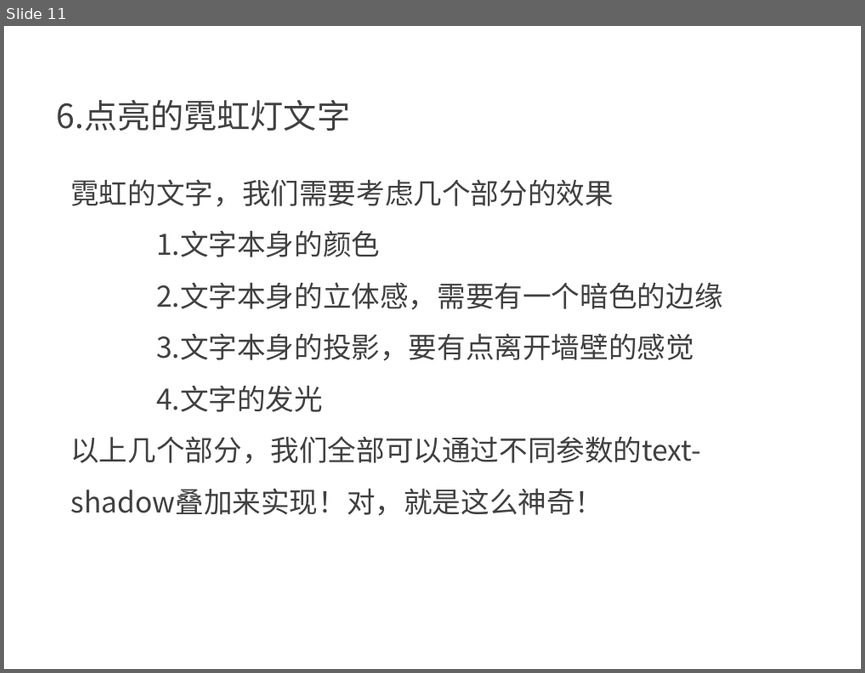
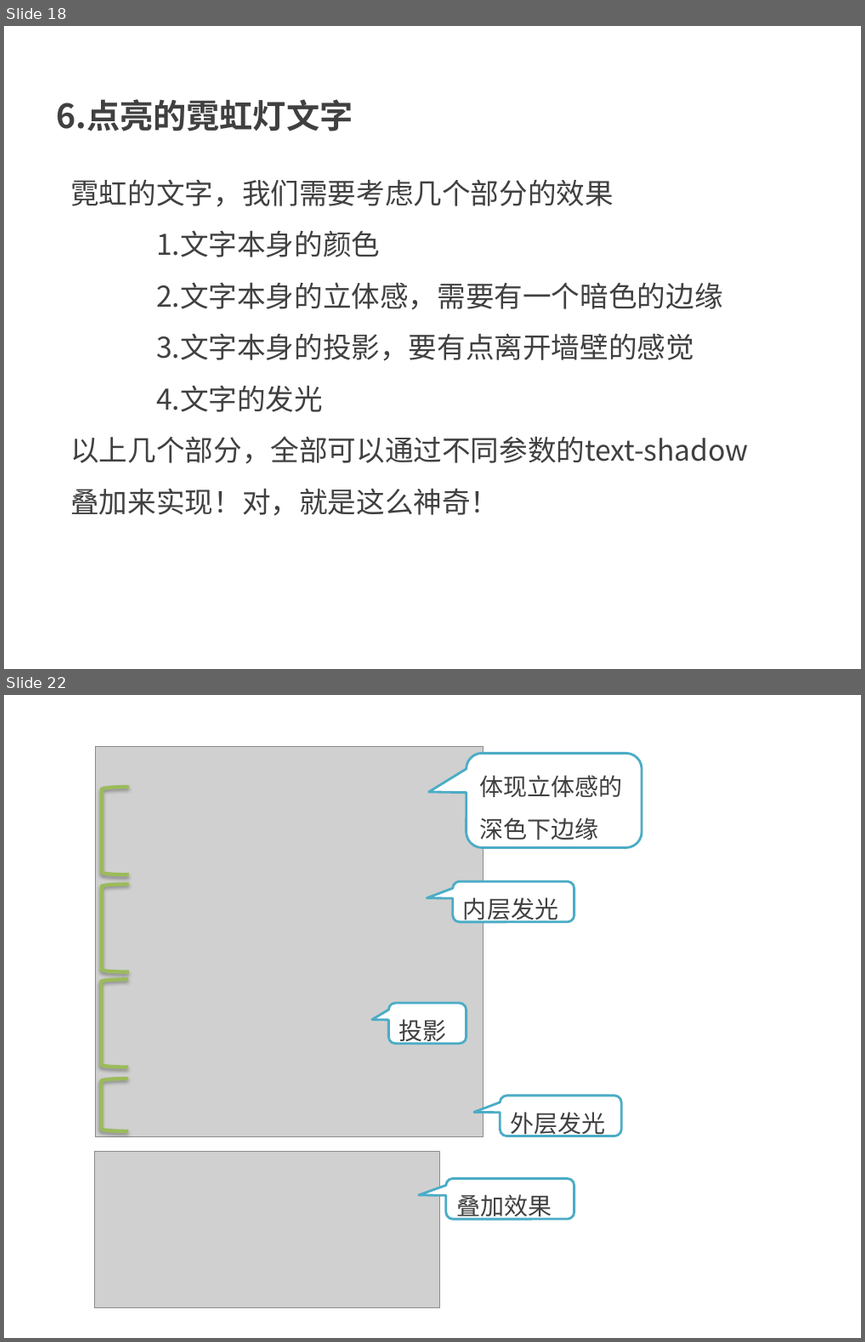
Before and after one commit to kong66/webAni, a slide deck: 7-neon2/neon2.pptx. Shown one above the other, each under a label of ours: slide 11 before the commit, slides 18 and 22 after it; the slides between them are not shown. The pictures are 865x673 and 865x1342 pixels, drawn with LibreOffice and Linux fonts; fonts in the diff are those of the drawing; grey boxes stand for pictures. Boxes give left, top, right and bottom in pixels: in the first picture for what was removed or moved away, otherwise in the second. Text is boxed around its words. In the diff, an @@ line names an element or a change of style, - is before the commit and + after.

```diff
--- a/7-neon2/neon2.pptx
+++ b/7-neon2/neon2.pptx
@@ slide 22 added at (x1=4, y1=695, x2=861, y2=1338), background #FFFFFF @@
@@ picture added at (x1=95, y1=746, x2=483, y2=1136) @@
@@ rounded speech box added at (x1=466, y1=754, x2=642, y2=847), fill #FFFFFF, outline #4BACC6 2 pt, 20 pt, text #404040 @@
+体现立体感的深色下边缘
@@ left bracket added at (x1=102, y1=787, x2=128, y2=874), outline #9BBB59 3 pt @@
@@ left bracket added at (x1=102, y1=885, x2=128, y2=972), outline #9BBB59 3 pt @@
@@ rounded speech box added at (x1=453, y1=882, x2=574, y2=922), fill #FFFFFF, outline #4BACC6 2 pt, 20 pt, text #404040 @@
+内层发光
@@ left bracket added at (x1=102, y1=980, x2=128, y2=1066), outline #9BBB59 3 pt @@
@@ rounded speech box added at (x1=389, y1=1003, x2=466, y2=1043), fill #FFFFFF, outline #4BACC6 2 pt, 20 pt, text #404040 @@
+投影
@@ left bracket added at (x1=102, y1=1079, x2=128, y2=1131), outline #9BBB59 3 pt @@
@@ rounded speech box added at (x1=500, y1=1095, x2=622, y2=1135), fill #FFFFFF, outline #4BACC6 2 pt, 20 pt, text #404040 @@
+外层发光
@@ picture added at (x1=95, y1=1151, x2=440, y2=1307) @@
@@ rounded speech box added at (x1=446, y1=1179, x2=574, y2=1219), fill #FFFFFF, outline #4BACC6 2 pt, 20 pt, text #404040 @@
+叠加效果
@@ what was slide 11 is now slide 18 @@
@@ slide 18 changed as well @@
@@ text "6.点亮的霓虹灯文字" at (x1=56, y1=99, x2=352, y2=131): bold on @@
@@ text at (x1=70, y1=436, x2=749, y2=516): text changed @@
-以上几个部分，我们全部可以通过不同参数的text-shadow叠加来实现！对，就是这么神奇！
+以上几个部分，全部可以通过不同参数的text-shadow叠加来实现！对，就是这么神奇！
```
Also in this commit, not shown: 12 other slides changed, 20 other slides added, 6 slides removed, 4 other files.
